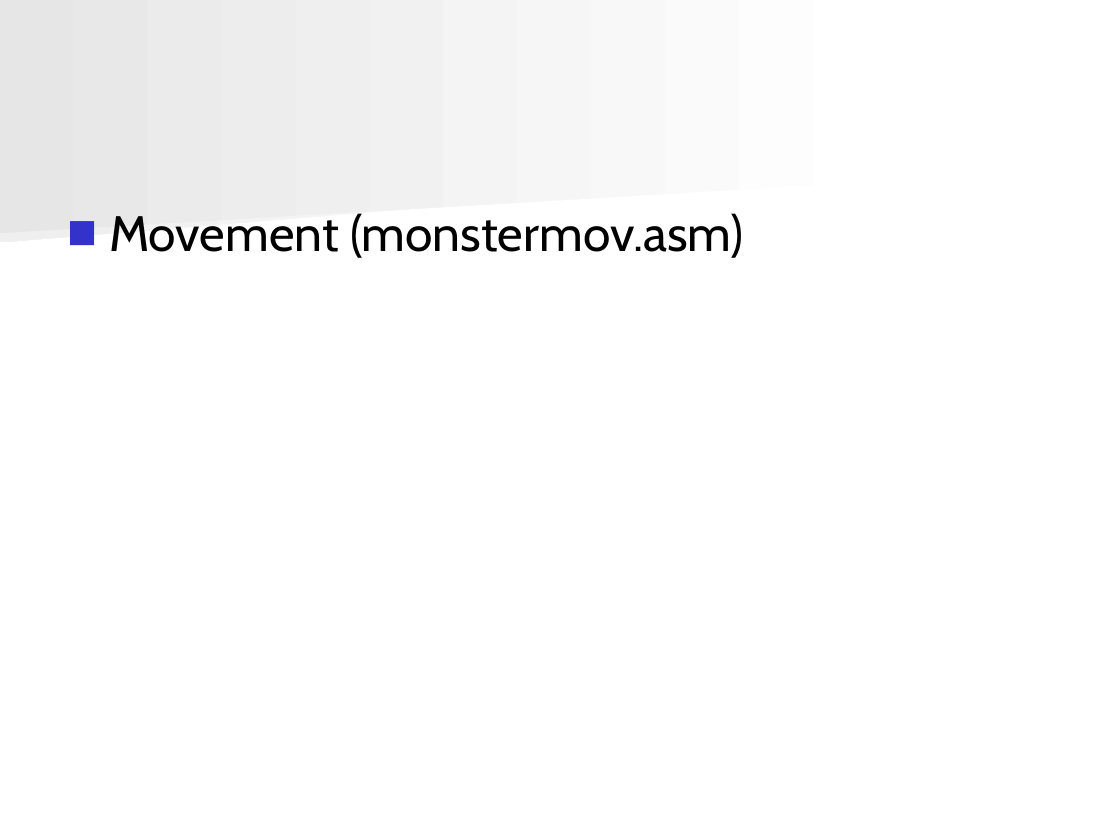
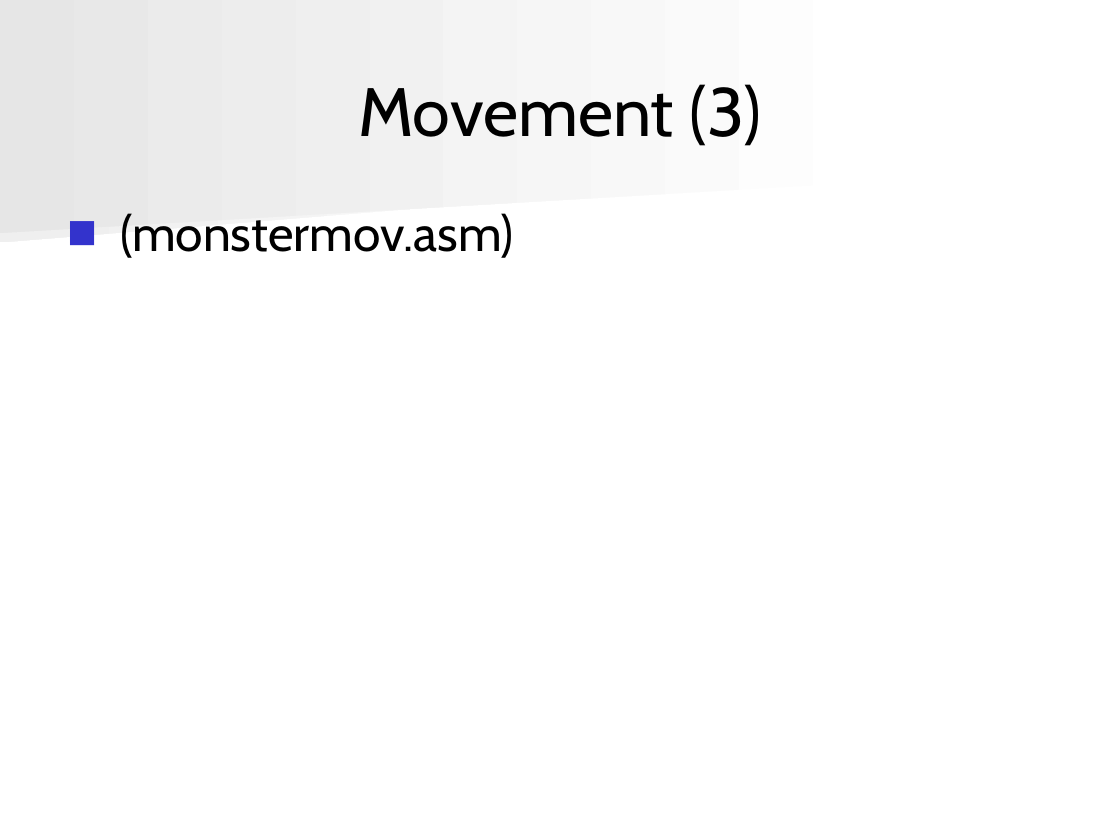
Before and after one commit to angryzor/space_invaders_8086, a slide deck: slide 37 of Presentatie.ppt (slide 35 before the commit). Drawn at 1120x840 pixels with LibreOffice and Linux fonts; fonts in the diff are those of the drawing. Boxes give left, top, right and bottom in pixels: in the first picture for what was removed or moved away, otherwise in the second. Text is boxed around its words. In the diff, an @@ line names an element or a change of style, - is before the commit and + after.

```diff
--- a/Presentatie.ppt
+++ b/Presentatie.ppt
@@ title added at (358,84,761,146), 44 pt, text #000000 @@
+Movement (3)
@@ text at (120,213,513,258): text changed @@
-■ Movement (monstermov.asm)
+■ (monstermov.asm)
```
Also in this commit, not shown: 3 other slides changed, 8 slides added.
